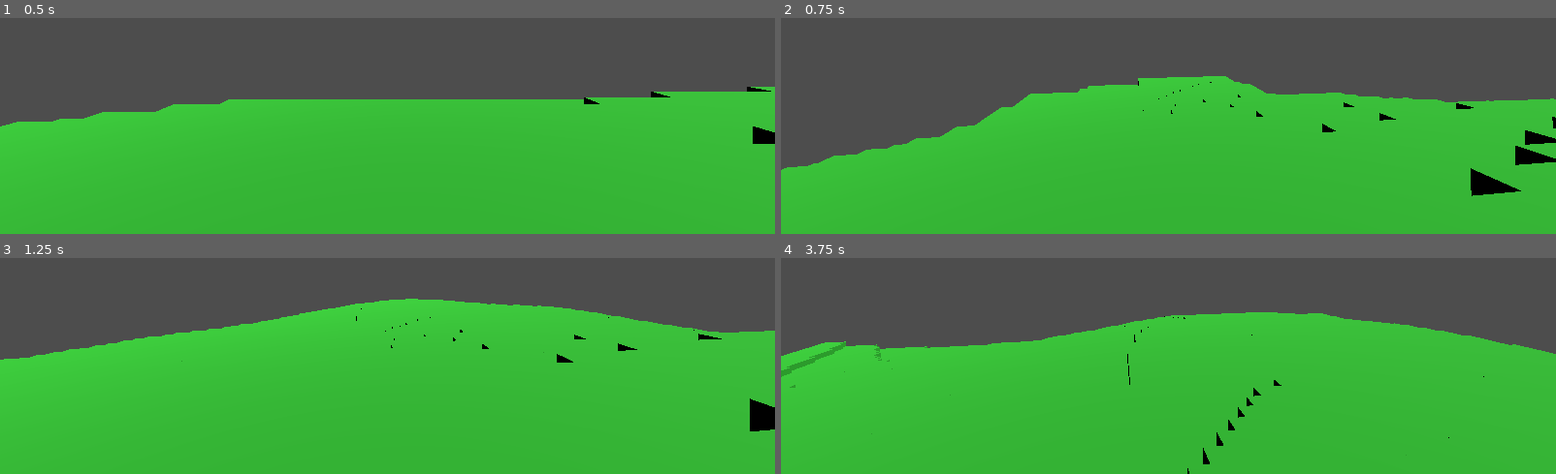
Above: before the commit, frames 1-4 (two rows, left to right).
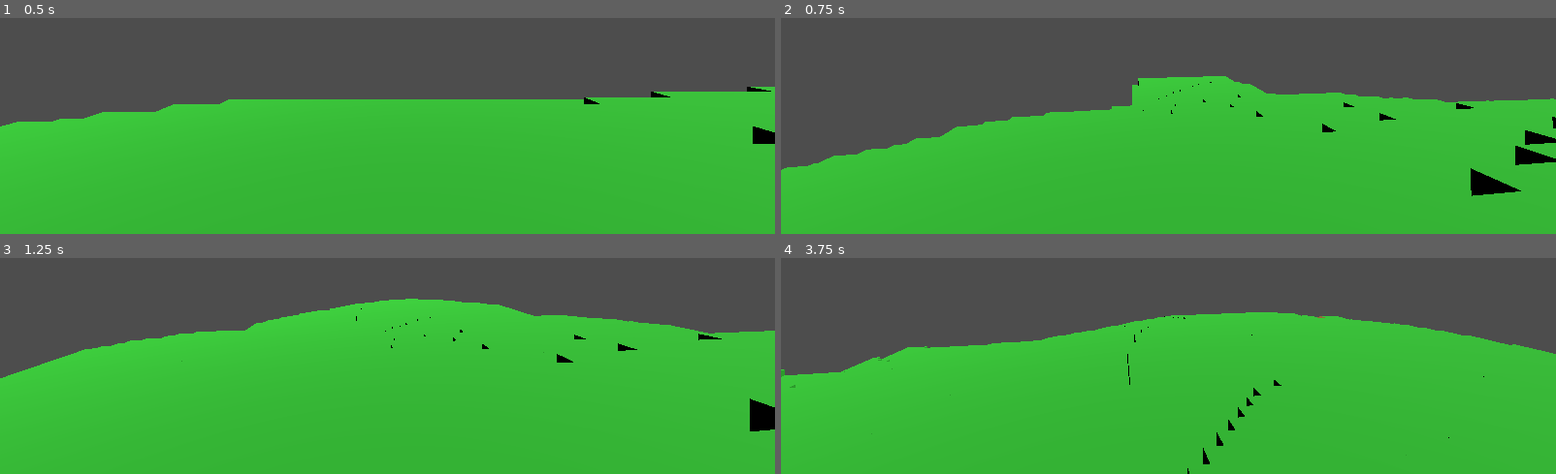
Above: after the commit, the same moments.

Repository: Ephesius/godot-voxels
Game: Godot game, scene res://scenes/world.tscn
Same seed, same stepped clock (60 frames per second), same inputs: the game is played once before the commit and once after it. The project has no main scene, so this scene is started directly.
Inputs (mouse positions are in pixels of both pictures, inside the frame that each line leads up to):
- Up to frame 1 (0.5 s): no input
- Up to frame 2 (0.75 s): tap Enter (ui_accept) at 0.5 s; move the mouse to (outside the picture) at 0.52 s; hold W (move_forward) from 0.53 s (still down); hold Ctrl (slow) from 0.53 s (still down)
- Up to frame 3 (1.25 s): keep holding W (move_forward); keep holding Ctrl (slow); tap Enter (ui_accept) at 0.77 s
- Up to frame 4 (3.75 s): keep holding W (move_forward); move the mouse to (1129, 258) at 1.27 s; release Ctrl (slow) at 1.28 s; tap Shift (sprint) at 1.35 s; tap Enter (ui_accept) at 1.52, 3.02 s; move the mouse to (outside the picture) at 2.02 s; hold F (toggle_fly) 2.03-2.78 s; move the mouse to (1160, 264) at 2.77 s; tap Space at 2.85 s; move the mouse to (1222, 262) at 3.52 s; hold Ctrl (slow) from 3.53 s (still down)

Frame 1 is identical in both runs. In frame 2, 1.7% of the frame differs, in the area x 25-46%, y 30-50%; in frame 3, 1.3%; in frame 4, 1.5%.

Commit message:
Fix terrain voids by loading chunks below surface
Fixed bug where cliff faces and terrain sides were not rendering due
to overly aggressive Y-level culling.

Issue:
- Previous logic only loaded chunks starting from terrain surface upward
- This missed chunks containing the lower portions of terrain columns
- Result: Voids visible when looking at cliffs, slopes, or terrain sides

Fix:
- Now loads chunks starting from terrain_y_chunk - 2
- This ensures full terrain column is captured including cliff faces
- Still provides performance benefit vs loading all 12 Y-levels
- Typical case: Now loads 6-9 chunks instead of 4-7, but no voids

Example:
- Terrain at y=65 (chunk y=4)
- Old: Loaded chunks y=4-10 → missing terrain at y=48-63 (voids!)
- New: Loads chunks y=2-10 → captures full terrain from y=32-65 ✓

Diff:
--- a/scripts/chunk_manager.gd
+++ b/scripts/chunk_manager.gd
@@ -208,8 +208,10 @@
 			var terrain_elevation: int = climate.elevation
 
 			# Calculate Y-chunk range based on terrain elevation
-			# Load from terrain surface up to above player (for sky)
-			var min_y_chunk: int = max(0, floori(float(terrain_elevation) / Chunk.CHUNK_SIZE))
+			# Load from below terrain surface (to show cliff faces) up to above player (for sky)
+			# Subtract 2 from min to ensure we capture full terrain column including sides
+			var terrain_y_chunk: int = floori(float(terrain_elevation) / Chunk.CHUNK_SIZE)
+			var min_y_chunk: int = max(0, terrain_y_chunk - 2)
 			var max_y_chunk: int = min(WORLD_SIZE_Y_CHUNKS - 1, player_chunk.y + 2)
 
 			# Only load chunks in the relevant Y range
@@ -241,14 +243,15 @@
 			chunks_to_unload.append(chunk_pos)
 			continue
 
-		# Also unload chunks that are below terrain or far above player
+		# Also unload chunks that are far below terrain or far above player
 		var world_x: int = chunk_pos.x * Chunk.CHUNK_SIZE
 		var world_z: int = chunk_pos.z * Chunk.CHUNK_SIZE
 		var climate: Dictionary = climate_calculator.get_climate_at(world_x, world_z)
 		var terrain_elevation: int = climate.elevation
-		var min_y_chunk: int = floori(float(terrain_elevation) / Chunk.CHUNK_SIZE)
-
-		# Unload if chunk is below terrain or too far above player
+		var terrain_y_chunk: int = floori(float(terrain_elevation) / Chunk.CHUNK_SIZE)
+		var min_y_chunk: int = max(0, terrain_y_chunk - 2)
+
+		# Unload if chunk is well below terrain or too far above player
 		if chunk_pos.y < min_y_chunk or chunk_pos.y > player_chunk.y + 3:
 			chunks_to_unload.append(chunk_pos)
 
--- a/scripts/main.gd
+++ b/scripts/main.gd
@@ -35,7 +35,9 @@
 			var column_elevation: int = column_climate.elevation
 
 			# Calculate Y-chunk range based on terrain elevation
-			var min_y_chunk: int = max(0, int(floor(float(column_elevation) / 16.0)))
+			# Load from below terrain to capture full column including cliff faces
+			var terrain_y_chunk: int = int(floor(float(column_elevation) / 16.0))
+			var min_y_chunk: int = max(0, terrain_y_chunk - 2)
 			var max_y_chunk: int = min(chunk_manager.WORLD_SIZE_Y_CHUNKS - 1, player_chunk.y + 2)
 
 			# Only generate chunks in relevant Y range
